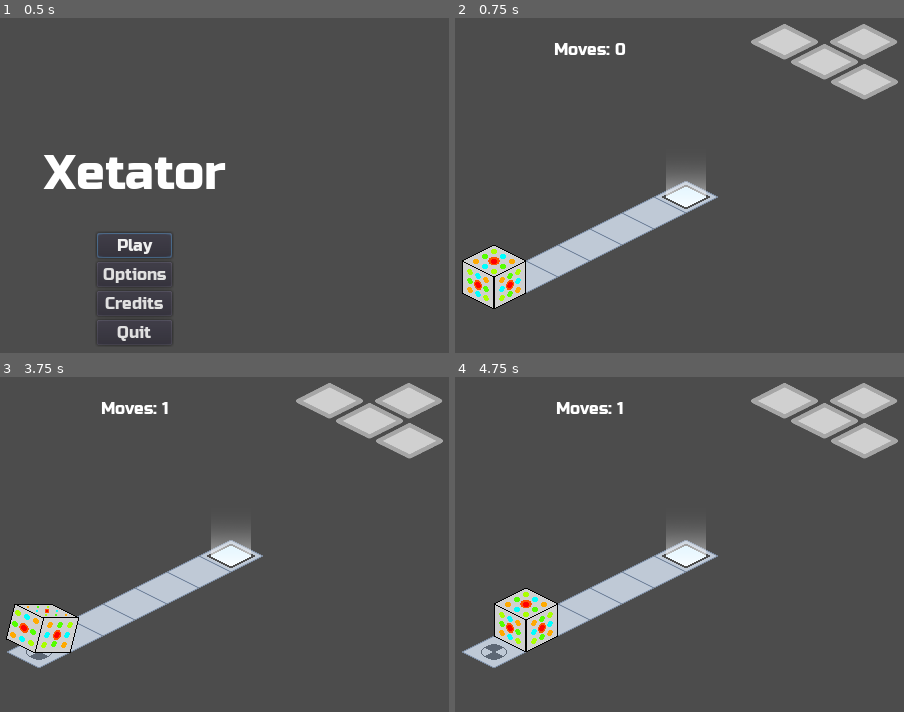
Above: before the commit, frames 1-4 (two rows, left to right).
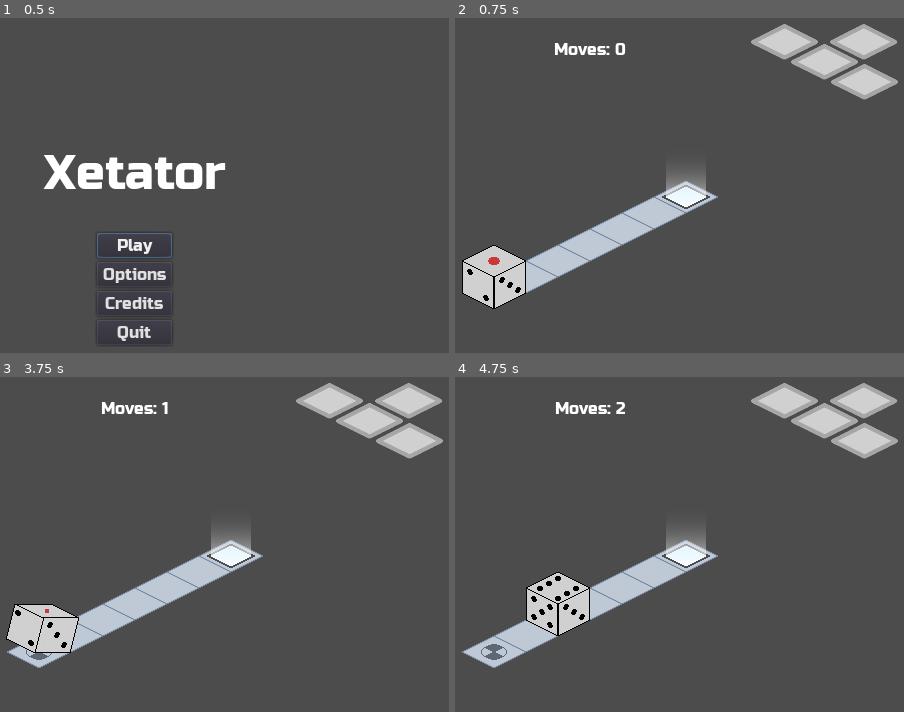
Above: after the commit, the same moments.

Repository: kdreese/gmtk-2022
Game: Godot game, scene res://src/states/Menu.tscn
The game is run twice, just before and just after one commit, with the same random seed, the same clock (stepped at 60 frames per second) and the same inputs.
Inputs:
- Up to frame 1 (0.5 s): no input
- Up to frame 2 (0.75 s): click "Play" at 0.5 s
- Up to frame 3 (3.75 s): tap Enter at 1.25 s; hold D (move_right) 1.28-2.03 s; tap R (restart) at 2, 2.75, 3.5 s; hold S (move_back) 2.03-2.78 s; hold D (move_right) 2.78-3.53 s; hold W (move_forward) from 3.53 s (still down)
- Up to frame 4 (4.75 s): release W (move_forward) at 4.28 s; hold A (move_left) from 4.28 s (still down)

Frame 1 is identical in both runs. In frame 2, 0.5% of the frame differs, in the area x 2-15%, y 68-85%; in frame 3, 0.4%; in frame 4, 2.3%, in the area x 8-38%, y 7-83%.

Commit message:
Add palettes for animation

Diff:
--- /dev/null
+++ b/resouces/DieMaskShader.gdshader
@@ -0,0 +1,23 @@
+shader_type canvas_item;
+
+const vec4 PALETTE_COLORS[] = {
+	vec4(1.0, 0.0, 0.0, 1.0),
+	vec4(1.0, 85.0/255.0, 0.0, 1.0),
+	vec4(1.0, 170.0/255.0, 0.0, 1.0),
+	vec4(170.0/255.0, 1.0, 0.0, 1.0),
+	vec4(85.0/255.0, 1.0, 0.0, 1.0),
+	vec4(0.0, 1.0, 1.0, 1.0)
+};
+
+uniform sampler2D palette;
+
+void fragment() {
+	vec4 sample = texture(TEXTURE, UV);
+	for (int i = 0; i < PALETTE_COLORS.length(); i++) {
+		if (sample == PALETTE_COLORS[i]) {
+			sample = texture(palette, vec2(float(i) / float(PALETTE_COLORS.length()), 0.0));
+			break;
+		}
+	}
+	COLOR = sample;
+}
--- /dev/null
+++ b/resouces/palettes/1.tres
@@ -0,0 +1,5 @@
+[gd_resource type="Gradient" format=2]
+
+[resource]
+offsets = PoolRealArray( 0, 0.167, 0.333, 0.5, 0.667, 0.833 )
+colors = PoolColorArray( 0.803922, 0.219608, 0.219608, 1, 0.803922, 0.219608, 0.219608, 1, 0.819608, 0.819608, 0.819608, 1, 0.819608, 0.819608, 0.819608, 1, 0.819608, 0.819608, 0.819608, 1, 0.819608, 0.819608, 0.819608, 1 )
--- /dev/null
+++ b/resouces/palettes/2_1.tres
@@ -0,0 +1,5 @@
+[gd_resource type="Gradient" format=2]
+
+[resource]
+offsets = PoolRealArray( 0, 0.167, 0.333, 0.5, 0.667, 0.833 )
+colors = PoolColorArray( 0.819608, 0.819608, 0.819608, 1, 0.819608, 0.819608, 0.819608, 1, 0.819608, 0.819608, 0.819608, 1, 0, 0, 0, 1, 0.819608, 0.819608, 0.819608, 1, 0.819608, 0.819608, 0.819608, 1 )
--- /dev/null
+++ b/resouces/palettes/2_2.tres
@@ -0,0 +1,5 @@
+[gd_resource type="Gradient" format=2]
+
+[resource]
+offsets = PoolRealArray( 0, 0.167, 0.333, 0.5, 0.667, 0.833 )
+colors = PoolColorArray( 0.819608, 0.819608, 0.819608, 1, 0.819608, 0.819608, 0.819608, 1, 0, 0, 0, 1, 0.819608, 0.819608, 0.819608, 1, 0.819608, 0.819608, 0.819608, 1, 0.819608, 0.819608, 0.819608, 1 )
--- /dev/null
+++ b/resouces/palettes/3_1.tres
@@ -0,0 +1,5 @@
+[gd_resource type="Gradient" format=2]
+
+[resource]
+offsets = PoolRealArray( 0, 0.167, 0.333, 0.5, 0.667, 0.833 )
+colors = PoolColorArray( 0, 0, 0, 1, 0.819608, 0.819608, 0.819608, 1, 0, 0, 0, 1, 0.819608, 0.819608, 0.819608, 1, 0.819608, 0.819608, 0.819608, 1, 0.819608, 0.819608, 0.819608, 1 )
--- /dev/null
+++ b/resouces/palettes/3_2.tres
@@ -0,0 +1,5 @@
+[gd_resource type="Gradient" format=2]
+
+[resource]
+offsets = PoolRealArray( 0, 0.167, 0.333, 0.5, 0.667, 0.833 )
+colors = PoolColorArray( 0, 0, 0, 1, 0.819608, 0.819608, 0.819608, 1, 0.819608, 0.819608, 0.819608, 1, 0, 0, 0, 1, 0.819608, 0.819608, 0.819608, 1, 0.819608, 0.819608, 0.819608, 1 )
--- /dev/null
+++ b/resouces/palettes/4.tres
@@ -0,0 +1,5 @@
+[gd_resource type="Gradient" format=2]
+
+[resource]
+offsets = PoolRealArray( 0, 0.167, 0.333, 0.5, 0.667, 0.833 )
+colors = PoolColorArray( 0.819608, 0.819608, 0.819608, 1, 0.819608, 0.819608, 0.819608, 1, 0, 0, 0, 1, 0, 0, 0, 1, 0.819608, 0.819608, 0.819608, 1, 0.819608, 0.819608, 0.819608, 1 )
--- /dev/null
+++ b/resouces/palettes/5.tres
@@ -0,0 +1,5 @@
+[gd_resource type="Gradient" format=2]
+
+[resource]
+offsets = PoolRealArray( 0, 0.167, 0.333, 0.5, 0.667, 0.833 )
+colors = PoolColorArray( 0, 0, 0, 1, 0.819608, 0.819608, 0.819608, 1, 0, 0, 0, 1, 0, 0, 0, 1, 0.819608, 0.819608, 0.819608, 1, 0.819608, 0.819608, 0.819608, 1 )
--- /dev/null
+++ b/resouces/palettes/6_1.tres
@@ -0,0 +1,5 @@
+[gd_resource type="Gradient" format=2]
+
+[resource]
+offsets = PoolRealArray( 0, 0.167, 0.333, 0.5, 0.667, 0.833 )
+colors = PoolColorArray( 0.819608, 0.819608, 0.819608, 1, 0.819608, 0.819608, 0.819608, 1, 0, 0, 0, 1, 0, 0, 0, 1, 0, 0, 0, 1, 0.819608, 0.819608, 0.819608, 1 )
--- /dev/null
+++ b/resouces/palettes/6_2.tres
@@ -0,0 +1,5 @@
+[gd_resource type="Gradient" format=2]
+
+[resource]
+offsets = PoolRealArray( 0, 0.167, 0.333, 0.5, 0.667, 0.833 )
+colors = PoolColorArray( 0.819608, 0.819608, 0.819608, 1, 0.819608, 0.819608, 0.819608, 1, 0, 0, 0, 1, 0, 0, 0, 1, 0.819608, 0.819608, 0.819608, 1, 0, 0, 0, 1 )
--- a/src/objects/Player.gd
+++ b/src/objects/Player.gd
@@ -4,7 +4,21 @@
 
 signal player_moved
 
+
 enum FaceState {FACE_1, FACE_2_1, FACE_2_2, FACE_3_1, FACE_3_2, FACE_4, FACE_5, FACE_6_1, FACE_6_2}
+
+const PALETTES := [
+	preload("res://resouces/palettes/1.tres"),
+	preload("res://resouces/palettes/2_1.tres"),
+	preload("res://resouces/palettes/2_2.tres"),
+	preload("res://resouces/palettes/3_1.tres"),
+	preload("res://resouces/palettes/3_2.tres"),
+	preload("res://resouces/palettes/4.tres"),
+	preload("res://resouces/palettes/5.tres"),
+	preload("res://resouces/palettes/6_1.tres"),
+	preload("res://resouces/palettes/6_2.tres"),
+]
+
 
 var top_face: int
 var side_face: int
@@ -27,23 +41,28 @@
 	back_face = FaceState.FACE_5
 	bottom_face = FaceState.FACE_6_1
 	update_animation_speed()
+	update_palettes()
 	set_anim("idle")
 
 
 func _physics_process(_delta: float) -> void:
 	if $FrontFace.animation == "idle":
-		if Input.is_action_just_pressed("move_forward"):
+		if Input.is_action_pressed("move_forward"):
 			if move(Vector2(0, -1)):
-				rotate_x()
-		elif Input.is_action_just_pressed("move_back"):
+				$ExtraFace.material.get_shader_param("palette").gradient = PALETTES[bottom_face]
+				set_anim("rotate_x")
+		elif Input.is_action_pressed("move_back"):
 			if move(Vector2(0, 1)):
-				rotate_neg_x()
-		elif Input.is_action_just_pressed("move_right"):
+				$ExtraFace.material.get_shader_param("palette").gradient = PALETTES[back_face]
+				set_anim("rotate_neg_x")
+		elif Input.is_action_pressed("move_right"):
 			if move(Vector2(1, 0)):
-				rotate_z()
-		elif Input.is_action_just_pressed("move_left"):
+				$ExtraFace.material.get_shader_param("palette").gradient = PALETTES[backside_face]
+				set_anim("rotate_z")
+		elif Input.is_action_pressed("move_left"):
 			if move(Vector2(-1, 0)):
-				rotate_neg_z()
+				$ExtraFace.material.get_shader_param("palette").gradient = PALETTES[bottom_face]
+				set_anim("rotate_neg_z")
 
 
 func update_animation_speed() -> void:
@@ -74,7 +93,14 @@
 		return 6
 	else:
 		print("Invalid face... how?")
+		assert(false)
 		return 0
+
+
+func update_palettes() -> void:
+	$FrontFace.material.get_shader_param("palette").gradient = PALETTES[front_face]
+	$SideFace.material.get_shader_param("palette").gradient = PALETTES[side_face]
+	$TopFace.material.get_shader_param("palette").gradient = PALETTES[top_face]
 
 
 # Move the die one space
@@ -125,8 +151,6 @@
 	front_face = bottom_face
 	bottom_face = back_face
 	back_face = temp
-	# Set the animation
-	set_anim("rotate_x")
 
 
 # Rotate the die counter-clockwise about the X axis, which is normal to the side face.
@@ -140,8 +164,6 @@
 	back_face = bottom_face
 	bottom_face = front_face
 	front_face = temp
-	# Set the animation
-	set_anim("rotate_neg_x")
 
 
 # TODO: re-write. As of now this is deprecated.
@@ -156,7 +178,6 @@
 	side_face = rotated_face(back_face)
 	back_face = rotated_face(backside_face)
 	backside_face = rotated_face(temp)
-	set_anim("idle")
 
 
 # Rotate the die clockwise about the Z axis, which is normal to the front face.
@@ -170,8 +191,6 @@
 	backside_face = bottom_face
 	bottom_face = side_face
 	side_face = temp
-	# Set the animations.
-	set_anim("rotate_z")
 
 
 # Rotate the die counter-clockwise about the Z axis, which is normal to the front face.
@@ -180,13 +199,11 @@
 	front_face = rotated_face(front_face)
 	back_face = rotated_face(back_face)
 	# The rest of the faces fall into a cycle.
-	var temp: int = backside_face
+	var temp: int = top_face
 	top_face = side_face
 	side_face = bottom_face
 	bottom_face = backside_face
 	backside_face = temp
-	# Set the animations.
-	set_anim("rotate_neg_z")
 
 
 func set_anim(animation: String) -> void:
@@ -199,8 +216,17 @@
 func _on_animation_finished() -> void:
 	if $FrontFace.animation == "idle":
 		return
+	elif $FrontFace.animation == "rotate_x":
+		rotate_x()
+	elif $FrontFace.animation == "rotate_neg_x":
+		rotate_neg_x()
+	elif $FrontFace.animation == "rotate_z":
+		rotate_z()
+	elif $FrontFace.animation == "rotate_neg_z":
+		rotate_neg_z()
 	$FrontFace.play("idle")
 	$TopFace.play("idle")
 	$SideFace.play("idle")
 	$ExtraFace.play("idle")
+	update_palettes()
 	position = tile_map.map_to_world(grid_coords)
--- a/src/objects/Player.tscn
+++ b/src/objects/Player.tscn
@@ -73,9 +73,35 @@
 [ext_resource path="res://assets/player/animations/rotate_z/top_3.png" type="Texture" id=71]
 [ext_resource path="res://assets/player/animations/rotate_z/top_6.png" type="Texture" id=72]
 [ext_resource path="res://assets/player/animations/rotate_x/extra_6.png" type="Texture" id=73]
+[ext_resource path="res://resouces/DieMaskShader.gdshader" type="Shader" id=74]
+[ext_resource path="res://resouces/palettes/2_1.tres" type="Gradient" id=75]
+[ext_resource path="res://resouces/palettes/3_2.tres" type="Gradient" id=76]
+[ext_resource path="res://resouces/palettes/1.tres" type="Gradient" id=77]
+
+[sub_resource type="GradientTexture" id=11]
+gradient = ExtResource( 75 )
+
+[sub_resource type="ShaderMaterial" id=7]
+shader = ExtResource( 74 )
+shader_param/palette = SubResource( 11 )
 
 [sub_resource type="SpriteFrames" id=1]
 animations = [ {
+"frames": [ ExtResource( 3 ) ],
+"loop": false,
+"name": "idle",
+"speed": 5.0
+}, {
+"frames": [ ExtResource( 3 ), ExtResource( 28 ), ExtResource( 35 ), ExtResource( 36 ), ExtResource( 37 ), ExtResource( 25 ) ],
+"loop": false,
+"name": "rotate_x",
+"speed": 5.0
+}, {
+"frames": [ ExtResource( 20 ), ExtResource( 5 ), ExtResource( 6 ), ExtResource( 39 ), ExtResource( 38 ), ExtResource( 33 ) ],
+"loop": false,
+"name": "rotate_z",
+"speed": 5.0
+}, {
 "frames": [ ExtResource( 7 ), ExtResource( 18 ), ExtResource( 30 ), null, null, null ],
 "loop": false,
 "name": "rotate_neg_x",
@@ -85,25 +111,32 @@
 "loop": false,
 "name": "rotate_neg_z",
 "speed": 5.0
-}, {
-"frames": [ ExtResource( 3 ), ExtResource( 28 ), ExtResource( 35 ), ExtResource( 36 ), ExtResource( 37 ), ExtResource( 25 ) ],
-"loop": false,
-"name": "rotate_x",
-"speed": 5.0
-}, {
-"frames": [ ExtResource( 20 ), ExtResource( 5 ), ExtResource( 6 ), ExtResource( 39 ), ExtResource( 38 ), ExtResource( 33 ) ],
-"loop": false,
-"name": "rotate_z",
-"speed": 5.0
-}, {
-"frames": [ ExtResource( 3 ) ],
-"loop": false,
-"name": "idle",
-"speed": 5.0
-} ]
+} ]
+
+[sub_resource type="GradientTexture" id=13]
+gradient = ExtResource( 76 )
+
+[sub_resource type="ShaderMaterial" id=8]
+shader = ExtResource( 74 )
+shader_param/palette = SubResource( 13 )
 
 [sub_resource type="SpriteFrames" id=2]
 animations = [ {
+"frames": [ ExtResource( 4 ) ],
+"loop": false,
+"name": "idle",
+"speed": 5.0
+}, {
+"frames": [ ExtResource( 4 ), ExtResource( 19 ), ExtResource( 8 ), ExtResource( 34 ), ExtResource( 26 ), ExtResource( 31 ) ],
+"loop": false,
+"name": "rotate_x",
+"speed": 5.0
+}, {
+"frames": [ ExtResource( 43 ), ExtResource( 44 ), ExtResource( 45 ), null, null, null ],
+"loop": false,
+"name": "rotate_z",
+"speed": 5.0
+}, {
 "frames": [ ExtResource( 9 ), ExtResource( 23 ), ExtResource( 24 ), ExtResource( 27 ), ExtResource( 55 ), ExtResource( 57 ) ],
 "loop": false,
 "name": "rotate_neg_x",
@@ -113,25 +146,32 @@
 "loop": false,
 "name": "rotate_neg_z",
 "speed": 5.0
-}, {
-"frames": [ ExtResource( 4 ), ExtResource( 19 ), ExtResource( 8 ), ExtResource( 34 ), ExtResource( 26 ), ExtResource( 31 ) ],
-"loop": false,
-"name": "rotate_x",
-"speed": 5.0
-}, {
-"frames": [ ExtResource( 43 ), ExtResource( 44 ), ExtResource( 45 ), null, null, null ],
-"loop": false,
-"name": "rotate_z",
-"speed": 5.0
-}, {
-"frames": [ ExtResource( 4 ) ],
-"loop": false,
-"name": "idle",
-"speed": 5.0
-} ]
+} ]
+
+[sub_resource type="GradientTexture" id=12]
+gradient = ExtResource( 77 )
+
+[sub_resource type="ShaderMaterial" id=9]
+shader = ExtResource( 74 )
+shader_param/palette = SubResource( 12 )
 
 [sub_resource type="SpriteFrames" id=3]
 animations = [ {
+"frames": [ ExtResource( 11 ) ],
+"loop": false,
+"name": "idle",
+"speed": 5.0
+}, {
+"frames": [ ExtResource( 11 ), ExtResource( 22 ), ExtResource( 48 ), null, null, null ],
+"loop": false,
+"name": "rotate_x",
+"speed": 5.0
+}, {
+"frames": [ ExtResource( 64 ), ExtResource( 68 ), ExtResource( 71 ), ExtResource( 46 ), ExtResource( 54 ), ExtResource( 72 ) ],
+"loop": false,
+"name": "rotate_z",
+"speed": 5.0
+}, {
 "frames": [ ExtResource( 12 ), ExtResource( 47 ), ExtResource( 49 ), ExtResource( 42 ), ExtResource( 56 ), ExtResource( 65 ) ],
 "loop": false,
 "name": "rotate_neg_x",
@@ -141,25 +181,31 @@
 "loop": false,
 "name": "rotate_neg_z",
 "speed": 5.0
-}, {
-"frames": [ ExtResource( 11 ), ExtResource( 22 ), ExtResource( 48 ), null, null, null ],
-"loop": false,
-"name": "rotate_x",
-"speed": 5.0
-}, {
-"frames": [ ExtResource( 64 ), ExtResource( 68 ), ExtResource( 71 ), ExtResource( 46 ), ExtResource( 54 ), ExtResource( 72 ) ],
-"loop": false,
-"name": "rotate_z",
-"speed": 5.0
-}, {
-"frames": [ ExtResource( 11 ) ],
-"loop": false,
-"name": "idle",
-"speed": 5.0
-} ]
+} ]
+
+[sub_resource type="GradientTexture" id=14]
+
+[sub_resource type="ShaderMaterial" id=10]
+shader = ExtResource( 74 )
+shader_param/palette = SubResource( 14 )
 
 [sub_resource type="SpriteFrames" id=5]
 animations = [ {
+"frames": [ null ],
+"loop": false,
+"name": "idle",
+"speed": 5.0
+}, {
+"frames": [ null, null, null, ExtResource( 13 ), ExtResource( 14 ), ExtResource( 73 ) ],
+"loop": false,
+"name": "rotate_x",
+"speed": 5.0
+}, {
+"frames": [ null, null, null, ExtResource( 21 ), ExtResource( 63 ), ExtResource( 66 ) ],
+"loop": false,
+"name": "rotate_z",
+"speed": 5.0
+}, {
 "frames": [ null, null, null, ExtResource( 15 ), ExtResource( 16 ), ExtResource( 17 ) ],
 "loop": false,
 "name": "rotate_neg_x",
@@ -168,21 +214,6 @@
 "frames": [ null, null, null, ExtResource( 50 ), ExtResource( 67 ), ExtResource( 62 ) ],
 "loop": false,
 "name": "rotate_neg_z",
-"speed": 5.0
-}, {
-"frames": [ null, null, null, ExtResource( 13 ), ExtResource( 14 ), ExtResource( 73 ) ],
-"loop": false,
-"name": "rotate_x",
-"speed": 5.0
-}, {
-"frames": [ null, null, null, ExtResource( 21 ), ExtResource( 63 ), ExtResource( 66 ) ],
-"loop": false,
-"name": "rotate_z",
-"speed": 5.0
-}, {
-"frames": [ null ],
-"loop": false,
-"name": "idle",
 "speed": 5.0
 } ]
 
@@ -196,21 +227,25 @@
 animation_speed = 2.5
 
 [node name="FrontFace" type="AnimatedSprite" parent="."]
+material = SubResource( 7 )
 frames = SubResource( 1 )
 animation = "idle"
 offset = Vector2( 0, -2 )
 
 [node name="SideFace" type="AnimatedSprite" parent="."]
+material = SubResource( 8 )
 frames = SubResource( 2 )
 animation = "rotate_neg_z"
 offset = Vector2( 0, -2 )
 
 [node name="TopFace" type="AnimatedSprite" parent="."]
+material = SubResource( 9 )
 frames = SubResource( 3 )
 animation = "rotate_neg_z"
 offset = Vector2( 0, -2 )
 
 [node name="ExtraFace" type="AnimatedSprite" parent="."]
+material = SubResource( 10 )
 frames = SubResource( 5 )
 animation = "rotate_neg_z"
 offset = Vector2( 0, -2 )
Not shown: 1 places in src/objects/Player.tscn that only renumber resources
